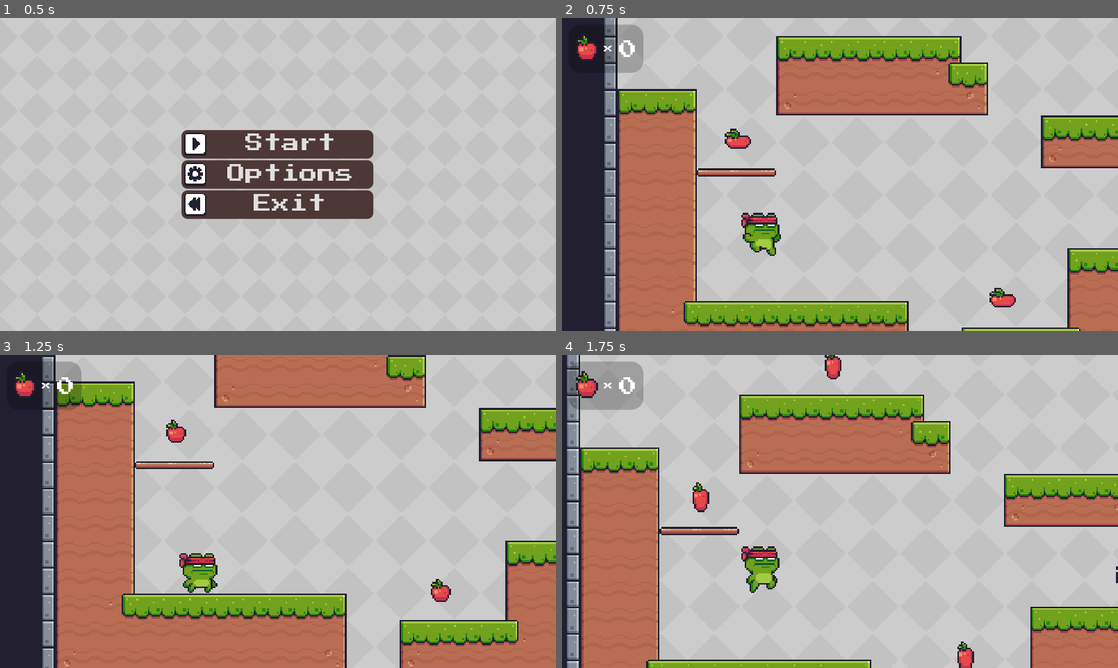
Above: before the commit, frames 1-4 (two rows, left to right).
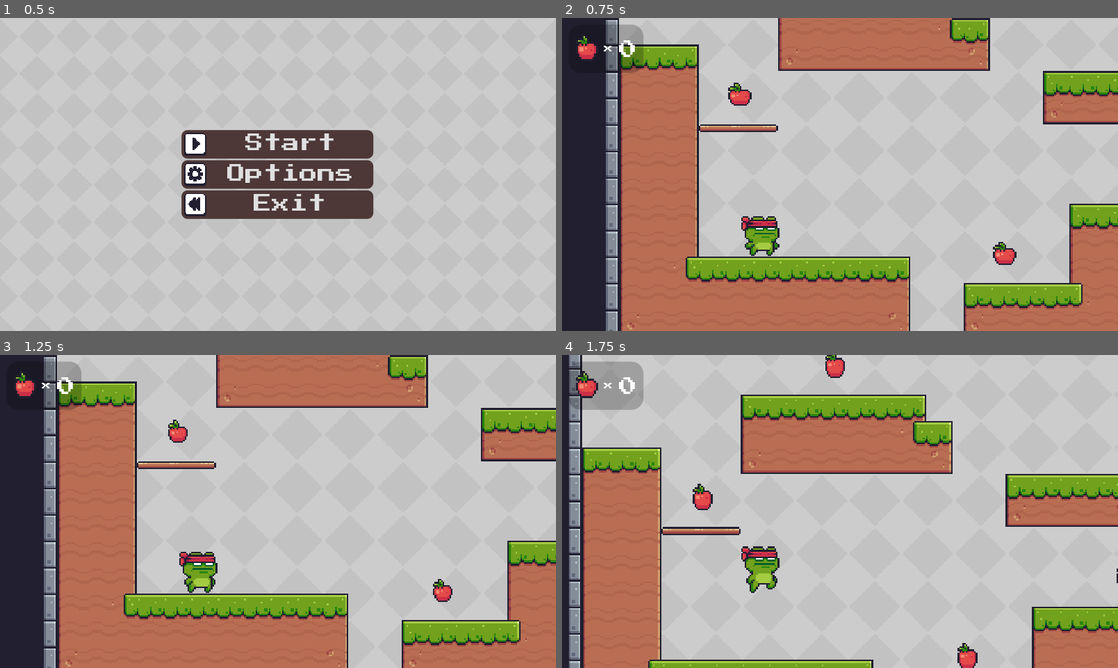
Above: after the commit, the same moments.

Repository: DennisR96/Interaktive-Systeme-Godot-Jump-n-Run
Game: Godot game, scene res://00_Menu.tscn
Same seed, same stepped clock (60 frames per second), same inputs: the game is played once before the commit and once after it.
Inputs:
- Up to frame 1 (0.5 s): no input
- Up to frame 2 (0.75 s): click "Start" at 0.5 s
- Up to frame 3 (1.25 s): no input
- Up to frame 4 (1.75 s): hold Right (ui_right) from 1.28 s (still down); tap Up (ui_up) at 1.52 s

Frame 1 is identical in both runs. In frame 2, 37% of the frame differs, in the area x 7-100%, y 0-100%; in frame 3, 6.1%; in frame 4, 5.0%.

Commit message:
Label fuer Collectables

Diff:
--- a/01_LevelA.tscn
+++ b/01_LevelA.tscn
@@ -1572,6 +1572,9 @@
 [sub_resource type="DynamicFont" id=38]
 font_data = ExtResource( 13 )
 
+[sub_resource type="DynamicFont" id=132]
+font_data = ExtResource( 13 )
+
 [node name="Node2D" type="Node2D"]
 position = Vector2( 190.438, 128.79 )
 scale = Vector2( -1432.13, 24.0619 )
@@ -1597,7 +1600,7 @@
 }
 
 [node name="Player" parent="Game" instance=ExtResource( 2 )]
-position = Vector2( -22.8936, -57.7875 )
+position = Vector2( -24, -24 )
 
 [node name="Area2D" type="Area2D" parent="Game"]
 position = Vector2( 76.8203, 214.82 )
@@ -1655,6 +1658,25 @@
 "_edit_use_anchors_": false
 }
 
+[node name="Message" type="Label" parent="Game/HUD"]
+visible = false
+anchor_left = 0.5
+anchor_top = 0.5
+anchor_right = 0.5
+anchor_bottom = 0.5
+margin_left = -112.0
+margin_top = -64.0
+margin_right = 112.0
+margin_bottom = 64.0
+custom_fonts/font = SubResource( 132 )
+text = "Super! Du hast alle Gegenstände eingesammelt!"
+align = 1
+valign = 1
+autowrap = true
+__meta__ = {
+"_edit_use_anchors_": false
+}
+
 [node name="Collectables" type="Node2D" parent="Game"]
 
 [node name="Collectable1" parent="Game/Collectables" instance=ExtResource( 11 )]
--- a/Collectable.tscn
+++ b/Collectable.tscn
@@ -123,7 +123,7 @@
 [node name="AnimatedSprite" type="AnimatedSprite" parent="."]
 frames = SubResource( 25 )
 animation = "Apple"
-frame = 13
+frame = 15
 playing = true
 
 [connection signal="body_entered" from="." to="." method="_on_Collectable_body_entered"]
--- a/HUD.gd
+++ b/HUD.gd
@@ -4,9 +4,12 @@
 
 func _ready():
 	$Collectables.text = String(collectables)
+	$Message.hide()
 
 func _physics_process(delta):
 	if collectables == 5:
+		$Message.show()
+		yield(get_tree().create_timer(2.0), "timeout")
 		get_tree().change_scene("res://01_LevelA.tscn")
 
 func _on_collectable_collected():
--- a/Player.tscn
+++ b/Player.tscn
@@ -164,7 +164,6 @@
 script = ExtResource( 2 )
 
 [node name="Camera2D" type="Camera2D" parent="."]
-visible = false
 position = Vector2( -43.5527, 87.452 )
 rotation = 3.14159
 scale = Vector2( 1432.13, -24.0619 )
@@ -180,7 +179,7 @@
 position = Vector2( 76.8203, 215.125 )
 frames = SubResource( 31 )
 animation = "Idle"
-frame = 1
+frame = 3
 playing = true
 
 [node name="CollisionShape2D" type="CollisionShape2D" parent="."]
Not shown: 1 places in 01_LevelA.tscn that only renumber resources
